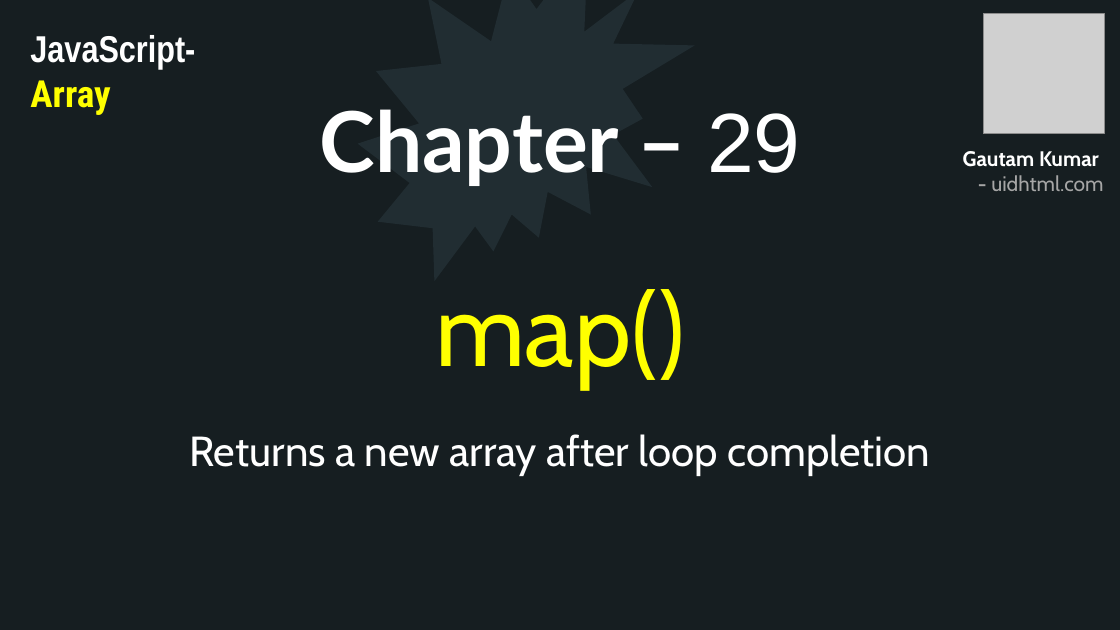
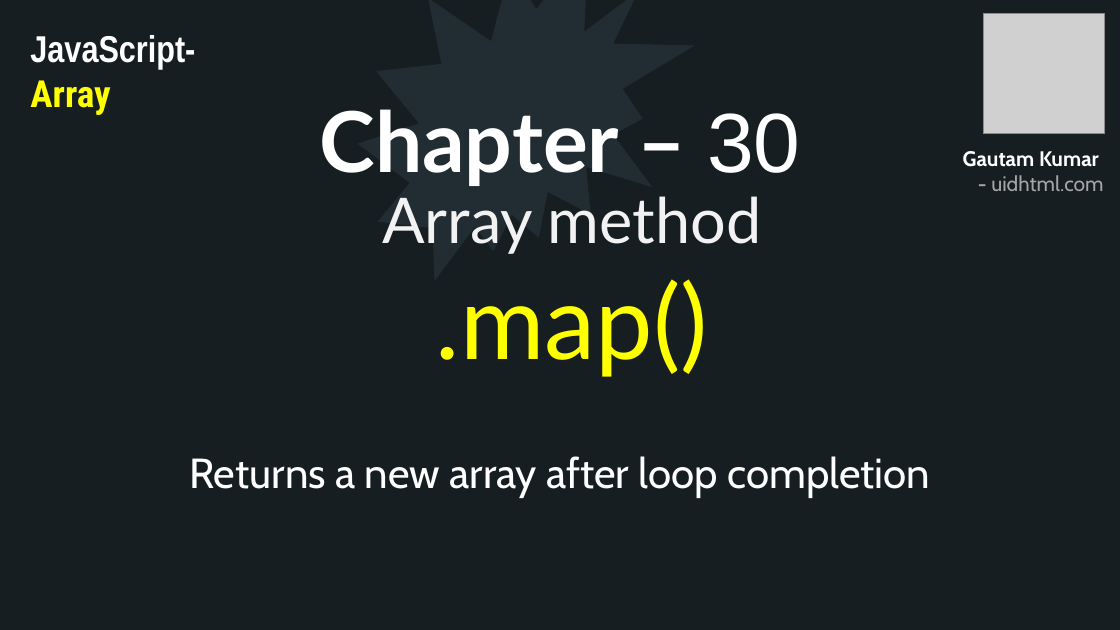
Before and after one commit to uidhtml/javascript-tutorials, a slide deck: slide 83 of Javascript Tutorials.pptx (slide 79 before the commit). Drawn at 1120x630 pixels with LibreOffice and Linux fonts; fonts in the diff are those of the drawing; grey boxes stand for pictures. Boxes give left, top, right and bottom in pixels: in the first picture for what was removed or moved away, otherwise in the second. Text is boxed around its words. In the diff, an @@ line names an element or a change of style, - is before the commit and + after.

Commit message:
Added chapter 26

```diff
--- a/Javascript Tutorials.pptx
+++ b/Javascript Tutorials.pptx
@@ title at box(319, 109, 800, 186): text changed @@
-Chapter – 29
+Chapter – 30
@@ text at box(382, 196, 762, 377): text changed; size 88 to 54 pt; font Cabin to Lato; text colour #FFFF00 to #F2F2F2 @@
-map()
+Array method
+.map()
@@ text "Returns a new array after ...": place and size @@
-text "Returns a new array after ..." at box(189, 434, 930, 476)
+text "Returns a new array after ..." at box(189, 456, 930, 498)
```
Also in this commit, not shown: 5 other slides changed, 7 slides added, 21 other files.
